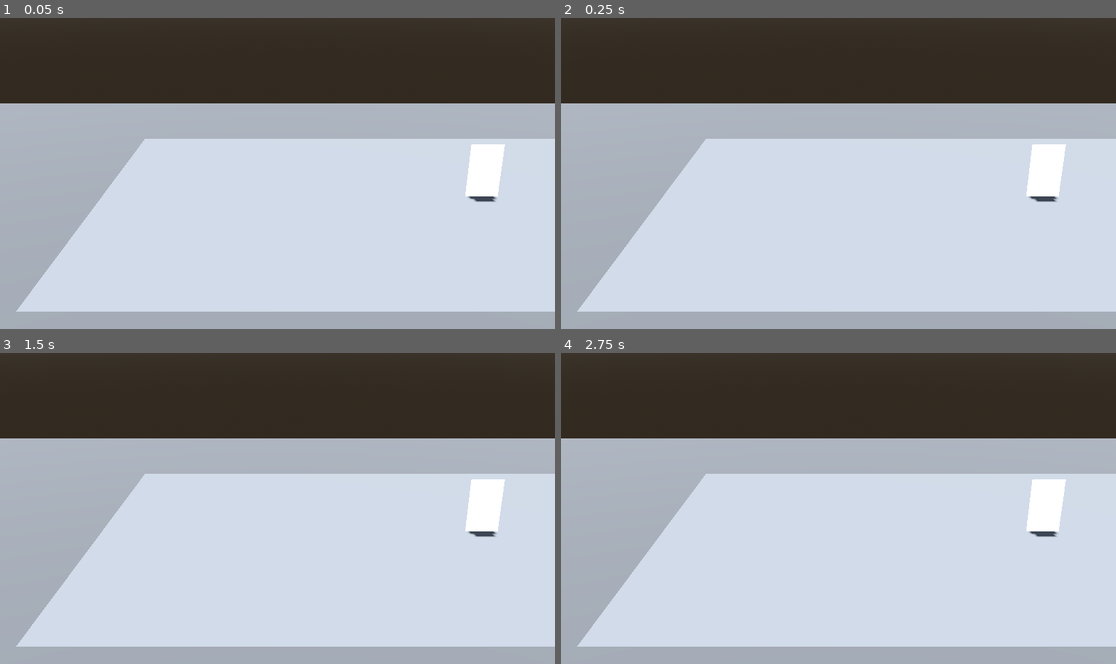
Above: before the commit, frames 1-4 (two rows, left to right).
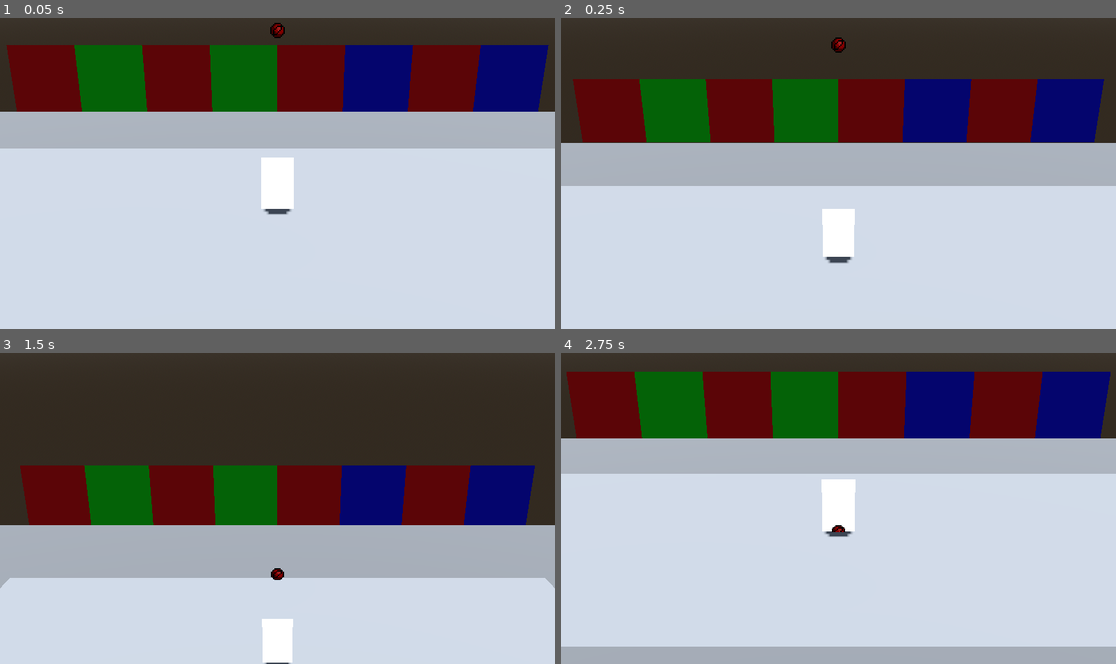
Above: after the commit, the same moments.

Repository: ekumagair/RiskyHoops
Game: Godot game, scene res://Maps/map_template.tscn
Two runs of this game, one before a commit and one after it. Both use one fixed random seed, a clock stepped at 60 frames per second and the inputs below.
Inputs:
- Up to frame 1 (0.05 s): no input
- Up to frame 2 (0.25 s): no input
- Up to frame 3 (1.5 s): no input
- Up to frame 4 (2.75 s): no input

The runs differ from the first frame. In frame 1, 38% of the frame differs, in the area x 0-100%, y 1-100%; in frame 2, 42%; in frame 3, 50%, in the area x 0-100%, y 27-100%; in frame 4, 31%.

Commit message:
Ball, camera and basket
Added scripts for the ball and the camera. Added basket sprite.

Diff:
--- a/Maps/map_template.tscn
+++ b/Maps/map_template.tscn
@@ -1,6 +1,10 @@
 [gd_scene format=3 uid="uid://crbx0u56m2f3r"]
 
 [ext_resource type="Script" uid="uid://cjndkpe628wa" path="res://Scripts/Character.gd" id="1_8gieq"]
+[ext_resource type="Texture2D" uid="uid://dxeaxrrttsw8w" path="res://Sprites/Objects/Basket/BasketL.png" id="1_fqdin"]
+[ext_resource type="Script" uid="uid://bvjlg0vqkn483" path="res://Scripts/Ball.gd" id="2_41u4d"]
+[ext_resource type="Material" uid="uid://bqaby455a8sra" path="res://Sprites/Objects/Ball/tres/ball1.tres" id="2_sqj7u"]
+[ext_resource type="Script" uid="uid://4ir1ks2njd2b" path="res://Scripts/CameraManager.gd" id="4_fuxmd"]
 
 [sub_resource type="ProceduralSkyMaterial" id="ProceduralSkyMaterial_mq4ix"]
 
@@ -23,6 +27,36 @@
 [sub_resource type="StandardMaterial3D" id="StandardMaterial3D_8gieq"]
 albedo_color = Color(0.446777, 0.44677705, 0.44677705, 1)
 
+[sub_resource type="BoxShape3D" id="BoxShape3D_fuxmd"]
+size = Vector3(40, 10, 7)
+
+[sub_resource type="BoxShape3D" id="BoxShape3D_fqdin"]
+size = Vector3(8, 10, 20)
+
+[sub_resource type="QuadMesh" id="QuadMesh_fuxmd"]
+size = Vector2(4, 4)
+
+[sub_resource type="StandardMaterial3D" id="StandardMaterial3D_fqdin"]
+albedo_color = Color(1, 0, 0, 1)
+
+[sub_resource type="StandardMaterial3D" id="StandardMaterial3D_416mt"]
+albedo_color = Color(0, 1, 0, 1)
+
+[sub_resource type="StandardMaterial3D" id="StandardMaterial3D_ry5na"]
+albedo_color = Color(0, 0, 1, 1)
+
+[sub_resource type="QuadMesh" id="QuadMesh_416mt"]
+size = Vector2(6, 2)
+
+[sub_resource type="StandardMaterial3D" id="StandardMaterial3D_ym8j8"]
+transparency = 1
+shading_mode = 0
+albedo_texture = ExtResource("1_fqdin")
+texture_filter = 0
+
+[sub_resource type="BoxMesh" id="BoxMesh_fqdin"]
+size = Vector3(6, 0.1, 0.5)
+
 [sub_resource type="BoxMesh" id="BoxMesh_mq4ix"]
 
 [sub_resource type="CylinderShape3D" id="CylinderShape3D_8gieq"]
@@ -34,6 +68,20 @@
 shading_mode = 0
 
 [sub_resource type="CylinderMesh" id="CylinderMesh_8gieq"]
+height = 0.1
+radial_segments = 16
+
+[sub_resource type="BoxShape3D" id="BoxShape3D_41u4d"]
+
+[sub_resource type="SphereShape3D" id="SphereShape3D_8gieq"]
+radius = 0.25
+
+[sub_resource type="PlaneMesh" id="PlaneMesh_sqj7u"]
+size = Vector2(0.5, 0.5)
+
+[sub_resource type="CylinderMesh" id="CylinderMesh_41u4d"]
+top_radius = 0.25
+bottom_radius = 0.25
 height = 0.1
 radial_segments = 16
 
@@ -64,6 +112,96 @@
 mesh = SubResource("PlaneMesh_mq4ix")
 surface_material_override/0 = SubResource("StandardMaterial3D_8gieq")
 
+[node name="InvisibleWalls" type="Node3D" parent="Environment" unique_id=1205282907]
+
+[node name="StaticBody3D_N" type="StaticBody3D" parent="Environment/InvisibleWalls" unique_id=9779181]
+transform = Transform3D(1, 0, 0, 0, 1, 0, 0, 0, 1, 0, 5, -11)
+
+[node name="CollisionShape3D" type="CollisionShape3D" parent="Environment/InvisibleWalls/StaticBody3D_N" unique_id=778320610]
+shape = SubResource("BoxShape3D_fuxmd")
+debug_color = Color(0, 0.6, 0.69803923, 1)
+
+[node name="StaticBody3D_S" type="StaticBody3D" parent="Environment/InvisibleWalls" unique_id=1381614170]
+transform = Transform3D(1, 0, 0, 0, 1, 0, 0, 0, 1, 0, 5, 11)
+
+[node name="CollisionShape3D" type="CollisionShape3D" parent="Environment/InvisibleWalls/StaticBody3D_S" unique_id=1600284602]
+shape = SubResource("BoxShape3D_fuxmd")
+debug_color = Color(0, 0.6, 0.69803923, 1)
+
+[node name="StaticBody3D_W" type="StaticBody3D" parent="Environment/InvisibleWalls" unique_id=1988601307]
+transform = Transform3D(1, 0, 0, 0, 1, 0, 0, 0, 1, -18, 5, 0)
+
+[node name="CollisionShape3D" type="CollisionShape3D" parent="Environment/InvisibleWalls/StaticBody3D_W" unique_id=219957605]
+shape = SubResource("BoxShape3D_fqdin")
+debug_color = Color(0, 0.6, 0.69803923, 1)
+
+[node name="StaticBody3D_E" type="StaticBody3D" parent="Environment/InvisibleWalls" unique_id=570302938]
+transform = Transform3D(1, 0, 0, 0, 1, 0, 0, 0, 1, 18, 5, 0)
+
+[node name="CollisionShape3D" type="CollisionShape3D" parent="Environment/InvisibleWalls/StaticBody3D_E" unique_id=1373630899]
+shape = SubResource("BoxShape3D_fqdin")
+debug_color = Color(0, 0.6, 0.69803923, 1)
+
+[node name="TestWalls" type="Node3D" parent="Environment" unique_id=87429627]
+
+[node name="MeshInstance3D" type="MeshInstance3D" parent="Environment/TestWalls" unique_id=1103339962]
+transform = Transform3D(1, 0, 0, 0, 1, 0, 0, 0, 1, -14, 2, -15)
+mesh = SubResource("QuadMesh_fuxmd")
+surface_material_override/0 = SubResource("StandardMaterial3D_fqdin")
+
+[node name="MeshInstance3D2" type="MeshInstance3D" parent="Environment/TestWalls" unique_id=544112518]
+transform = Transform3D(1, 0, 0, 0, 1, 0, 0, 0, 1, -10, 2, -15)
+mesh = SubResource("QuadMesh_fuxmd")
+surface_material_override/0 = SubResource("StandardMaterial3D_416mt")
+
+[node name="MeshInstance3D3" type="MeshInstance3D" parent="Environment/TestWalls" unique_id=428958804]
+transform = Transform3D(1, 0, 0, 0, 1, 0, 0, 0, 1, -6, 2, -15)
+mesh = SubResource("QuadMesh_fuxmd")
+surface_material_override/0 = SubResource("StandardMaterial3D_fqdin")
+
+[node name="MeshInstance3D4" type="MeshInstance3D" parent="Environment/TestWalls" unique_id=1102930759]
+transform = Transform3D(1, 0, 0, 0, 1, 0, 0, 0, 1, -2, 2, -15)
+mesh = SubResource("QuadMesh_fuxmd")
+surface_material_override/0 = SubResource("StandardMaterial3D_416mt")
+
+[node name="MeshInstance3D5" type="MeshInstance3D" parent="Environment/TestWalls" unique_id=1674621346]
+transform = Transform3D(1, 0, 0, 0, 1, 0, 0, 0, 1, 2, 2, -15)
+mesh = SubResource("QuadMesh_fuxmd")
+surface_material_override/0 = SubResource("StandardMaterial3D_fqdin")
+
+[node name="MeshInstance3D6" type="MeshInstance3D" parent="Environment/TestWalls" unique_id=595583704]
+transform = Transform3D(1, 0, 0, 0, 1, 0, 0, 0, 1, 6, 2, -15)
+mesh = SubResource("QuadMesh_fuxmd")
+surface_material_override/0 = SubResource("StandardMaterial3D_ry5na")
+
+[node name="MeshInstance3D7" type="MeshInstance3D" parent="Environment/TestWalls" unique_id=1701529473]
+transform = Transform3D(1, 0, 0, 0, 1, 0, 0, 0, 1, 10, 2, -15)
+mesh = SubResource("QuadMesh_fuxmd")
+surface_material_override/0 = SubResource("StandardMaterial3D_fqdin")
+
+[node name="MeshInstance3D8" type="MeshInstance3D" parent="Environment/TestWalls" unique_id=1140289419]
+transform = Transform3D(1, 0, 0, 0, 1, 0, 0, 0, 1, 14, 2, -15)
+mesh = SubResource("QuadMesh_fuxmd")
+surface_material_override/0 = SubResource("StandardMaterial3D_ry5na")
+
+[node name="Baskets" type="Node3D" parent="Environment" unique_id=581945583]
+
+[node name="Basket" type="Node3D" parent="Environment/Baskets" unique_id=1896120956]
+transform = Transform3D(1, 0, 0, 0, 1, 0, 0, 0, 1, -14, 0, 0)
+
+[node name="Model" type="Node3D" parent="Environment/Baskets/Basket" unique_id=1920946928]
+transform = Transform3D(1, 0, 0, 0, 1, 0, 0, 0, 1, -1, 0, 0)
+
+[node name="MeshInstance3D" type="MeshInstance3D" parent="Environment/Baskets/Basket/Model" unique_id=814534594]
+transform = Transform3D(1, 0, 0, 0, 1, 0, 0, 0, 1, 0, 4, 0)
+mesh = SubResource("QuadMesh_416mt")
+surface_material_override/0 = SubResource("StandardMaterial3D_ym8j8")
+
+[node name="Shadow" type="MeshInstance3D" parent="Environment/Baskets/Basket/Model" unique_id=2054694901]
+transform = Transform3D(1, 0, 0, 0, 1, 0, 0, 0, 1, 0, 3, 0)
+cast_shadow = 3
+mesh = SubResource("BoxMesh_fqdin")
+
 [node name="Objects" type="Node3D" parent="." unique_id=1818688397]
 
 [node name="TestCube" type="MeshInstance3D" parent="Objects" unique_id=680699108]
@@ -79,6 +217,7 @@
 [node name="CollisionShape3D" type="CollisionShape3D" parent="Objects/Character" unique_id=1243386105]
 transform = Transform3D(1, 0, 0, 0, 1, 0, 0, 0, 1, 0, 1, 0)
 shape = SubResource("CylinderShape3D_8gieq")
+debug_color = Color(0, 0.6, 0.69803923, 1)
 
 [node name="Model" type="Node3D" parent="Objects/Character" unique_id=1587079054]
 
@@ -94,7 +233,53 @@
 cast_shadow = 3
 mesh = SubResource("CylinderMesh_8gieq")
 
-[node name="Camera3D" type="Camera3D" parent="." unique_id=292667138]
-transform = Transform3D(1, 0, 0, 0, 0.9396927, 0.34202015, 0, -0.34202015, 0.9396927, -7.5199623, 8.158176, 19.875336)
+[node name="BallHold" type="Node3D" parent="Objects/Character" unique_id=471629520]
+
+[node name="Area3D" type="Area3D" parent="Objects/Character/BallHold" unique_id=696963995]
+transform = Transform3D(1, 0, 0, 0, 1, 0, 0, 0, 1, 0, 1, 0)
+collision_layer = 2
+collision_mask = 4
+
+[node name="CollisionShape3D" type="CollisionShape3D" parent="Objects/Character/BallHold/Area3D" unique_id=1692484255]
+shape = SubResource("BoxShape3D_41u4d")
+debug_color = Color(0, 0.6, 0.69803923, 1)
+
+[node name="Ball" type="Node3D" parent="Objects" unique_id=1236182203]
+transform = Transform3D(1, 0, 0, 0, 1, 0, 0, 0, 1, 0, 6, 0)
+script = ExtResource("2_41u4d")
+
+[node name="Area3D" type="Area3D" parent="Objects/Ball" unique_id=568228148]
+collision_layer = 4
+collision_mask = 3
+
+[node name="CollisionShape3D" type="CollisionShape3D" parent="Objects/Ball/Area3D" unique_id=295825609]
+shape = SubResource("SphereShape3D_8gieq")
+debug_color = Color(0.8901961, 0.3137255, 0.24313726, 1)
+
+[node name="FloorRayCast" type="RayCast3D" parent="Objects/Ball" unique_id=1578923269]
+target_position = Vector3(0, -0.25, 0)
+
+[node name="Model" type="Node3D" parent="Objects/Ball" unique_id=1883416390]
+
+[node name="Main" type="MeshInstance3D" parent="Objects/Ball/Model" unique_id=1583590487]
+transform = Transform3D(1, 0, 0, 0, -4.3711385e-08, -0.99999994, 0, 0.99999994, -4.3711385e-08, 0, 0.013382912, 0)
+cast_shadow = 0
+gi_mode = 0
+mesh = SubResource("PlaneMesh_sqj7u")
+surface_material_override/0 = ExtResource("2_sqj7u")
+
+[node name="Shadow" type="MeshInstance3D" parent="Objects/Ball/Model/Main" unique_id=2026688283]
+transform = Transform3D(1, 0, 0, 0, -4.371137e-08, -0.99999976, 0, 0.99999976, -4.371137e-08, 0, 4.371138e-08, 0)
+cast_shadow = 3
+mesh = SubResource("CylinderMesh_41u4d")
+
+[node name="CameraManager" type="Node3D" parent="." unique_id=1204572448 node_paths=PackedStringArray("cameraFollowTarget")]
+script = ExtResource("4_fuxmd")
+cameraFollowTarget = NodePath("../Objects/Ball")
+
+[node name="Camera3D" type="Camera3D" parent="CameraManager" unique_id=292667138]
+transform = Transform3D(1, 0, 0, 0, 0.9396927, 0.34202015, 0, -0.34202015, 0.9396927, 0, 8.158, 19.875)
 fov = 30.0
 size = 14.812
+
+[connection signal="area_entered" from="Objects/Character/BallHold/Area3D" to="Objects/Character" method="_on_ball_area_entered"]
--- /dev/null
+++ b/Scripts/Ball.gd
@@ -0,0 +1,28 @@
+class_name Ball
+extends Node3D
+
+@onready var floorRayCast : RayCast3D = $FloorRayCast
+
+var held : bool = false
+var velocity : Vector3 = Vector3(0, 10, 0)
+var fallSpeed : float = 15.0
+var fallSpeedBounceFactor : float = 0.6
+
+func _physics_process(delta : float) -> void:
+	if !held:
+		gravity(delta)
+	else:
+		velocity = Vector3(0, 0, 0)
+
+	translate(velocity * delta)
+
+func gravity(delta : float):
+	if !is_on_floor():
+		velocity.y -= fallSpeed * delta
+	elif absf(velocity.y) > 0.5:
+		velocity.y *= absf(fallSpeedBounceFactor) * -1
+	else:
+		velocity.y = 0
+
+func is_on_floor():
+	return floorRayCast.is_colliding()
--- /dev/null
+++ b/Scripts/CameraManager.gd
@@ -0,0 +1,35 @@
+class_name CameraManager
+extends Node3D
+
+@export var cameraFollowTarget : Node3D
+@export var cameraFollowSpeed : float = 10.0
+
+@onready var camera : Camera3D = $Camera3D
+
+var cameraDefaultPos : Vector3
+
+func _ready() -> void:
+	cameraDefaultPos = camera.global_position
+
+func _physics_process(delta : float) -> void:
+	camera_follow(delta)
+
+func camera_follow(delta) -> void:
+	if cameraFollowTarget == null:
+		return
+
+	var targetPos : Vector3 = cameraFollowTarget.global_position
+
+	if targetPos.y * 3 > cameraDefaultPos.y:
+		targetPos.y = cameraFollowTarget.global_position.y * 3
+	else:
+		targetPos.y = cameraDefaultPos.y
+
+	if targetPos.y < cameraDefaultPos.y:
+		targetPos.y = cameraDefaultPos.y
+	if targetPos.y > cameraDefaultPos.y * 1.8:
+		targetPos.y = cameraDefaultPos.y * 1.8
+
+	targetPos.z = camera.global_position.z
+
+	camera.global_position = camera.global_position.move_toward(targetPos, cameraFollowSpeed * delta)
--- a/Scripts/Character.gd
+++ b/Scripts/Character.gd
@@ -1,3 +1,4 @@
+class_name Character
 extends CharacterBody3D
 
 @export var playerId : int = 0
@@ -5,6 +6,10 @@
 @export var moveSpeed : float = 5.0
 @export var jumpVelocity : float = 10.0
 @export var fallSpeed : float = 15.0
+
+@onready var ballHold : Node3D = $BallHold
+
+var heldBall : Ball
 
 func _physics_process(delta : float) -> void:
 	if playerId > -1:
@@ -40,3 +45,14 @@
 		toReturn *= 0.5
 
 	return toReturn
+
+func _on_ball_area_entered(area : Area3D) -> void:
+	hold_ball(area.get_parent())
+
+func hold_ball(ball : Ball):
+	ball.held = true
+	ball.reparent(ballHold)
+	ball.position = Vector3(0, 0, 0.01)
+
+func release_ball():
+	heldBall.reparent(get_parent())
--- /dev/null
+++ b/Sprites/Objects/Ball/tres/ball1.tres
@@ -0,0 +1,10 @@
+[gd_resource type="StandardMaterial3D" format=3 uid="uid://bqaby455a8sra"]
+
+[ext_resource type="Texture2D" uid="uid://c2ftvcdkrbj50" path="res://Sprites/Objects/Ball/Ball1.png" id="1_se7ib"]
+
+[resource]
+transparency = 1
+shading_mode = 0
+albedo_texture = ExtResource("1_se7ib")
+texture_filter = 0
+billboard_keep_scale = true
--- a/project.godot
+++ b/project.godot
@@ -72,6 +72,7 @@
 
 3d_physics/layer_1="Solid"
 3d_physics/layer_2="Character"
+3d_physics/layer_3="Ball"
 
 [physics]
 
Not shown, added: Scripts/Ball.gd.uid
Not shown, added: Scripts/CameraManager.gd.uid
Binary file added: Sprites/Objects/Ball/Ball1.png
Not shown, added: Sprites/Objects/Ball/Ball1.png.import
Binary file added: Sprites/Objects/Ball/Ball2.png
Not shown, added: Sprites/Objects/Ball/Ball2.png.import
Binary file added: Sprites/Objects/Basket/BasketL.png
Not shown, added: Sprites/Objects/Basket/BasketL.png.import
